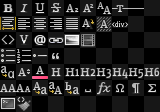
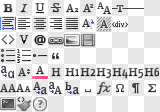
Layer changes from the first 160×112 image to the second:
hid group "white" (59 layers) over [0,0,160,112]
showed group "black" (60 layers) over [0,0,160,112]
added layer "help" in group "controls" over [33,97,47,112]
showed "grid" (2nd of 2, in "black") over [0,0,160,112]
